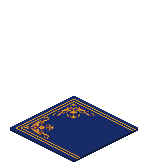
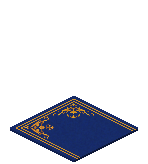
Before/after of a 148×164 layered artwork. What changed in the layer stack:
painted on "Iso_Deco_Ground_Carpet_Blue_11", unmasked it over [22, 99, 136, 145]
renamed "Iso_Deco_Ground_Carpet_Blue_12" to "Iso_Deco_Ground_Carpet_Blue_08", painted on it over [22, 97, 136, 145]
